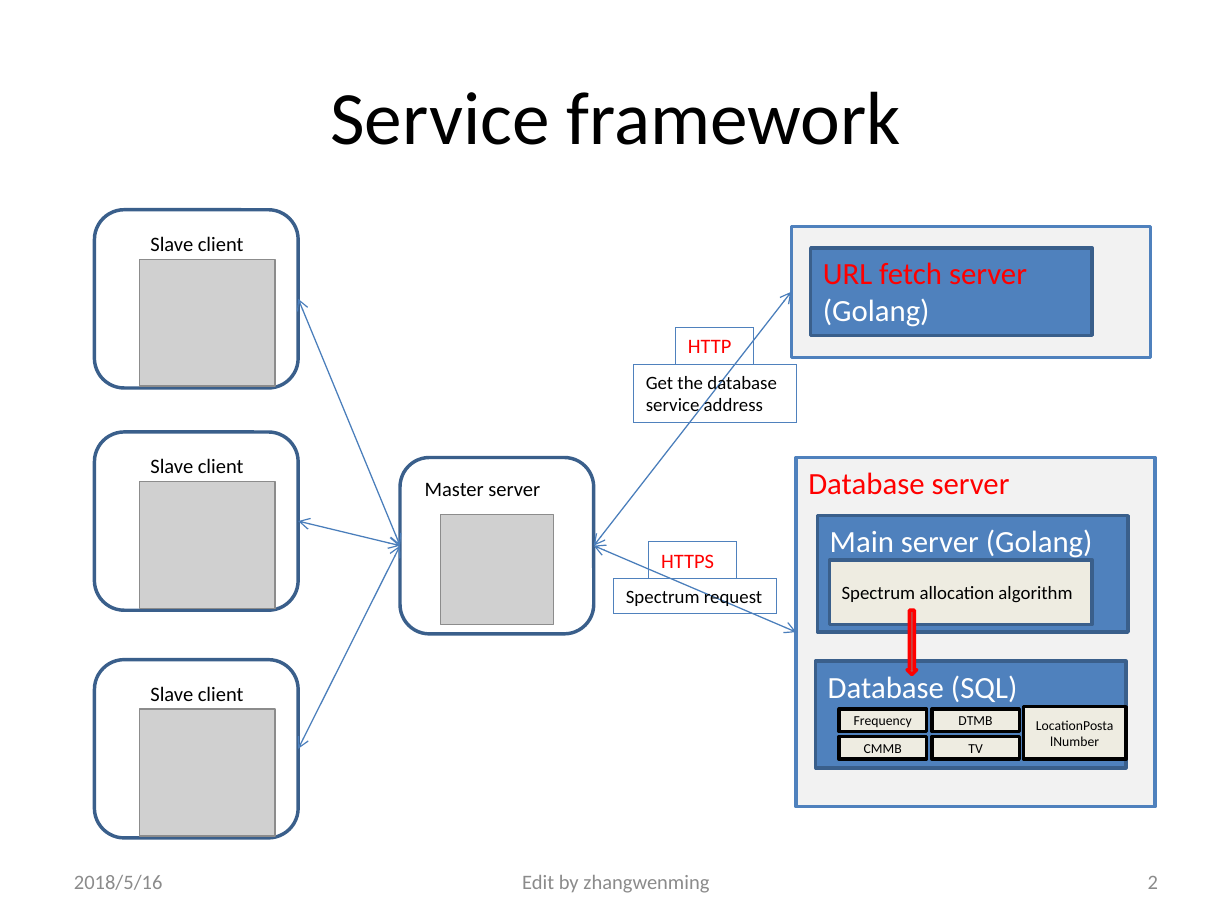
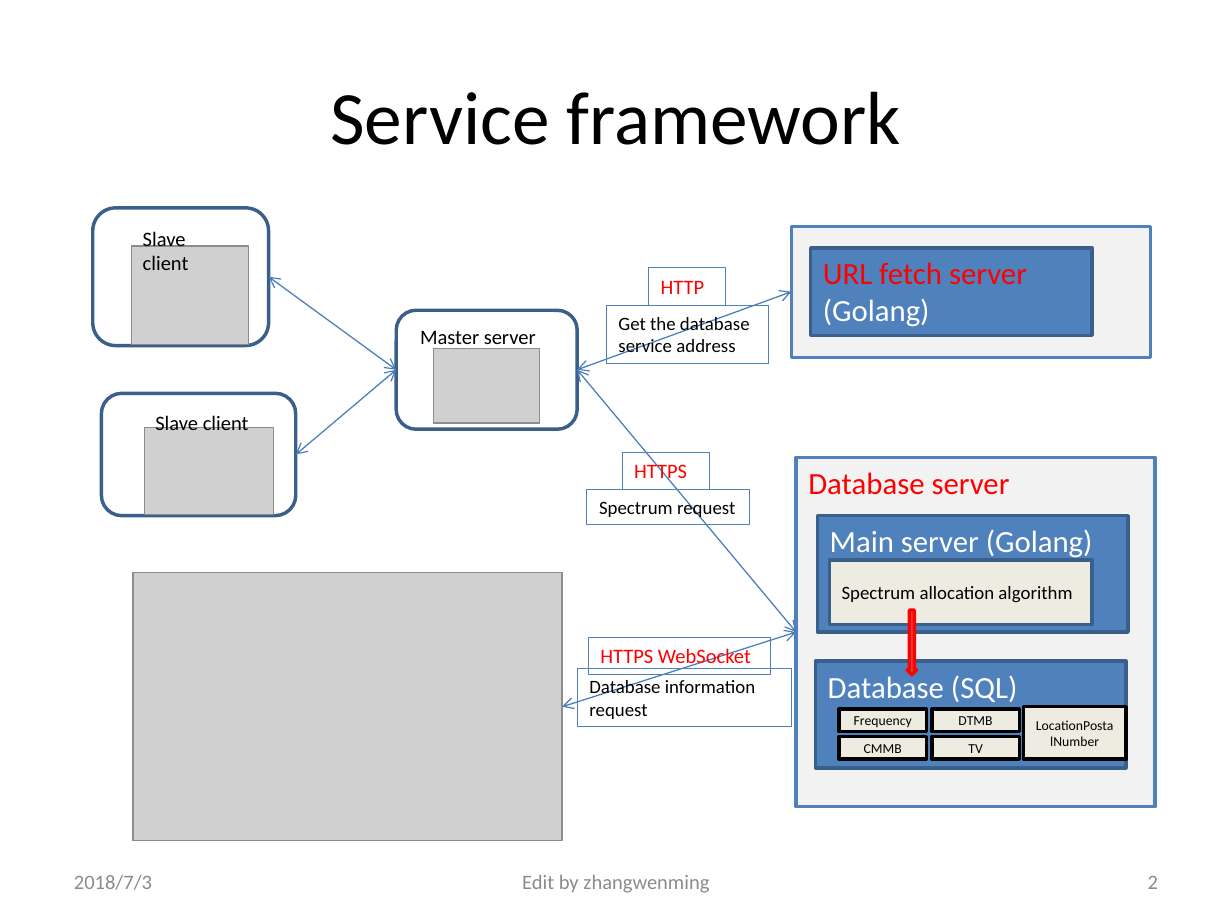
Before and after one commit to civa-z/spectrum, a slide deck: slide 2 of Spectrum_server_specification.pptx. Drawn at 1232x924 pixels with LibreOffice and Linux fonts; fonts in the diff are those of the drawing; grey boxes stand for pictures. Boxes give left, top, right and bottom in pixels: in the first picture for what was removed or moved away, otherwise in the second. Text is boxed around its words. In the diff, an @@ line names an element or a change of style, - is before the commit and + after.

Commit message:
Update specification of database server

```diff
--- a/Spectrum_server_specification.pptx
+++ b/Spectrum_server_specification.pptx
@@ rounded rectangle: place and size @@
-rounded rectangle at <box>95,209,298,388</box>
+rounded rectangle at <box>92,208,269,346</box>
@@ text "Slave client" rewrapped from <box>150,236,244,251</box> to <box>143,229,189,270</box> @@
@@ picture: place and size @@
-picture at <box>139,259,275,386</box>
+picture at <box>132,246,249,345</box>
@@ rectangle "HTTP": place and size @@
-rectangle "HTTP" at <box>676,326,754,363</box>
+rectangle "HTTP" at <box>648,269,726,306</box>
@@ double arrow moved from (298, 299) - (400, 546) to (269, 277) - (397, 370) @@
@@ double arrow moved from (594, 546) - (791, 292) to (578, 370) - (791, 292) @@
@@ rounded rectangle: place and size @@
-rounded rectangle at <box>400,457,594,633</box>
+rounded rectangle at <box>397,310,578,430</box>
@@ text "Master server" rewrapped from <box>425,483,540,496</box> to <box>420,331,536,350</box> @@
@@ rectangle "Get the database service address": place and size @@
-rectangle "Get the database service address" at <box>633,365,796,423</box>
+rectangle "Get the database service address" at <box>606,306,769,363</box>
@@ picture added at <box>434,349,540,423</box> @@
@@ double arrow moved from (298, 521) - (400, 546) to (296, 455) - (397, 370) @@
@@ double arrow moved from (594, 546) - (796, 632) to (578, 370) - (796, 632) @@
@@ rounded rectangle: place and size @@
-rounded rectangle at <box>95,432,298,611</box>
+rounded rectangle at <box>101,393,296,515</box>
@@ text "Slave client": place and size @@
-text "Slave client" at <box>150,458,244,473</box>
+text "Slave client" at <box>155,413,249,430</box>
@@ picture added at <box>144,428,274,515</box> @@
@@ rectangle "HTTPS": place and size @@
-rectangle "HTTPS" at <box>649,541,737,578</box>
+rectangle "HTTPS" at <box>622,452,710,489</box>
@@ picture removed at <box>139,482,275,609</box> @@
@@ rectangle "Spectrum request": place and size @@
-rectangle "Spectrum request" at <box>614,579,776,615</box>
+rectangle "Spectrum request" at <box>586,489,749,525</box>
@@ picture removed at <box>440,515,553,625</box> @@
@@ double arrow removed from (298, 749) to (400, 546) @@
@@ picture added at <box>133,573,562,841</box> @@
@@ rounded rectangle removed at <box>95,659,298,838</box> @@
@@ double arrow added from (562, 707) to (796, 632), #4B7EBC 0.75 pt @@
@@ rectangle added at <box>588,637,770,674</box>, outline #4F81BD 0.75 pt, 12 pt, text #FF0000 @@
+HTTPS WebSocket
@@ text removed at <box>150,686,244,701</box> @@
-Slave client
@@ rectangle added at <box>578,669,792,727</box>, outline #4F81BD 0.75 pt, 11 pt, text #000000 @@
+Database information request
@@ picture removed at <box>139,710,275,837</box> @@
@@ text at <box>74,875,152,890</box>: text changed @@
-2018/5/16
+2018/7/3
```
Also in this commit, not shown: 6 other slides changed, 1 slide added.
